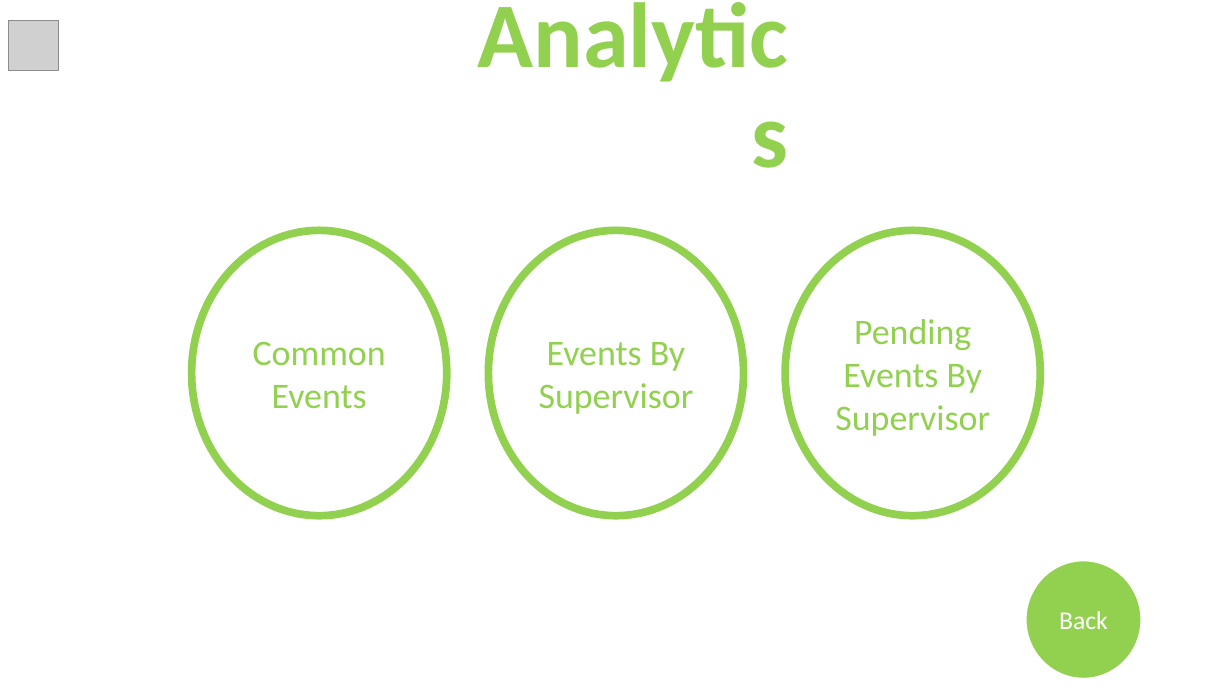
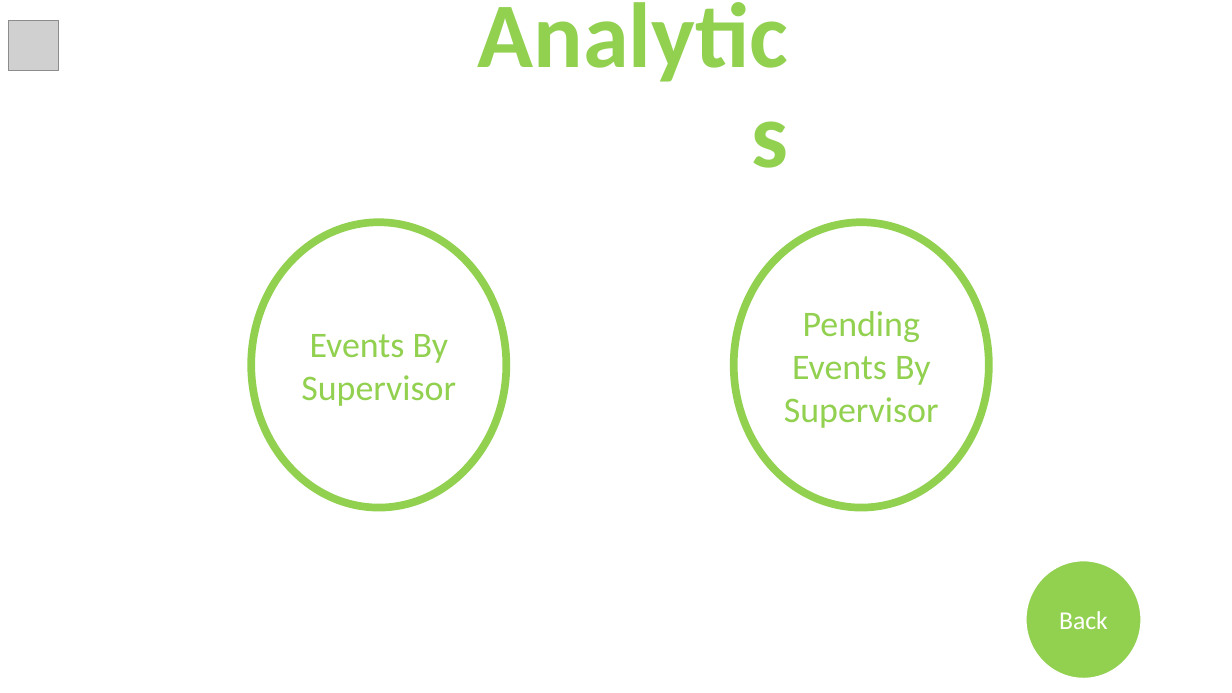
Before and after one commit to Matan28/Software-Basics, a slide deck: slide 19 of improved prototype final.pptx. Drawn at 1232x693 pixels with LibreOffice and Linux fonts; fonts in the diff are those of the drawing; grey boxes stand for pictures. Boxes give left, top, right and bottom in pixels: in the first picture for what was removed or moved away, otherwise in the second. Text is boxed around its words. In the diff, an @@ line names an element or a change of style, - is before the commit and + after.

```diff
--- a/improved prototype final.pptx
+++ b/improved prototype final.pptx
@@ ellipse removed at [191, 230, 446, 516] @@
-Common
-Events
@@ ellipse "Events By": place and size @@
-ellipse "Events By" at [489, 230, 744, 516]
+ellipse "Events By" at [251, 223, 506, 508]
@@ ellipse "Pending Events By Supervisor": place and size @@
-ellipse "Pending Events By Supervisor" at [786, 230, 1041, 516]
+ellipse "Pending Events By Supervisor" at [734, 223, 989, 508]
```
Also in this commit, not shown: 1 slide removed, 1 other file.
